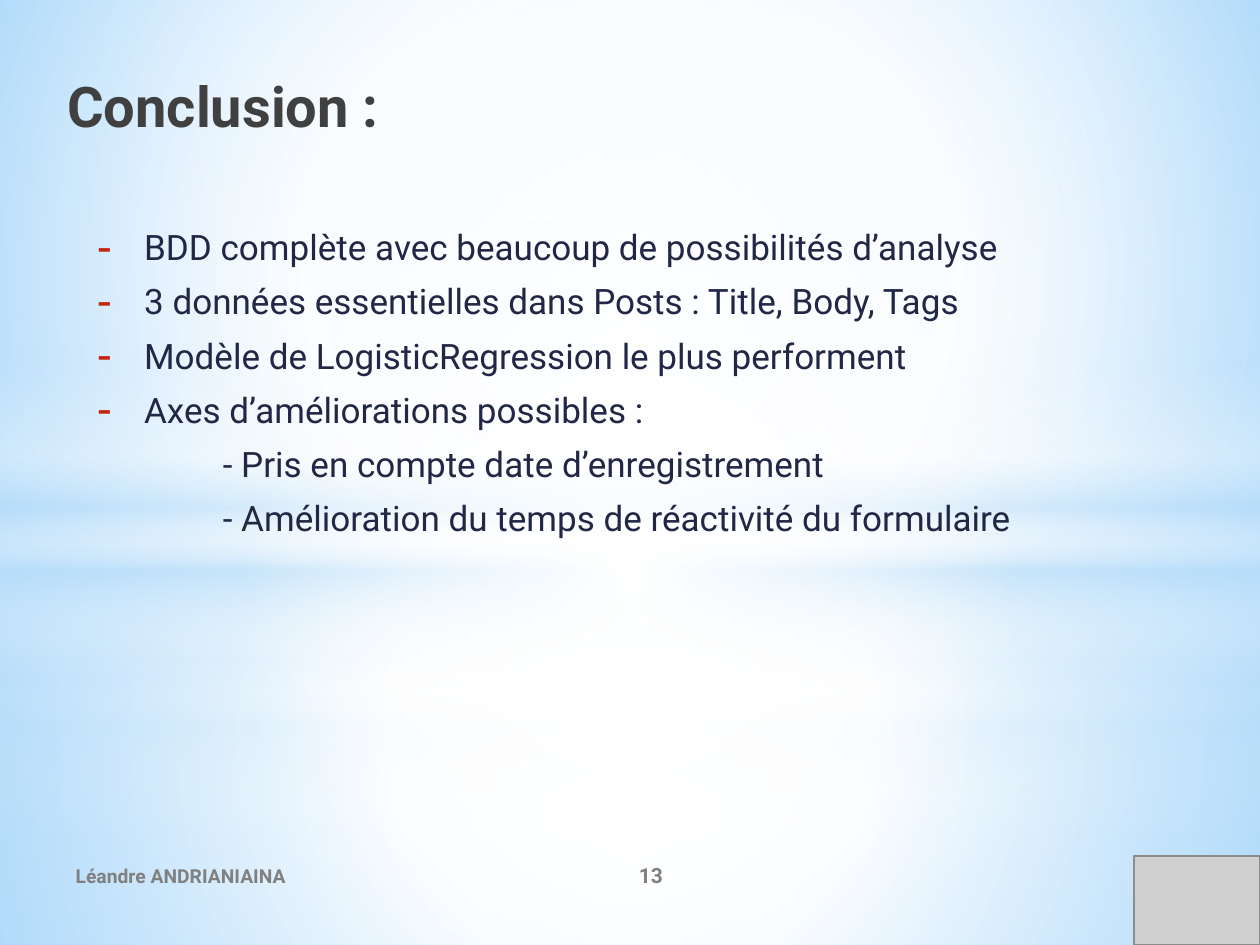
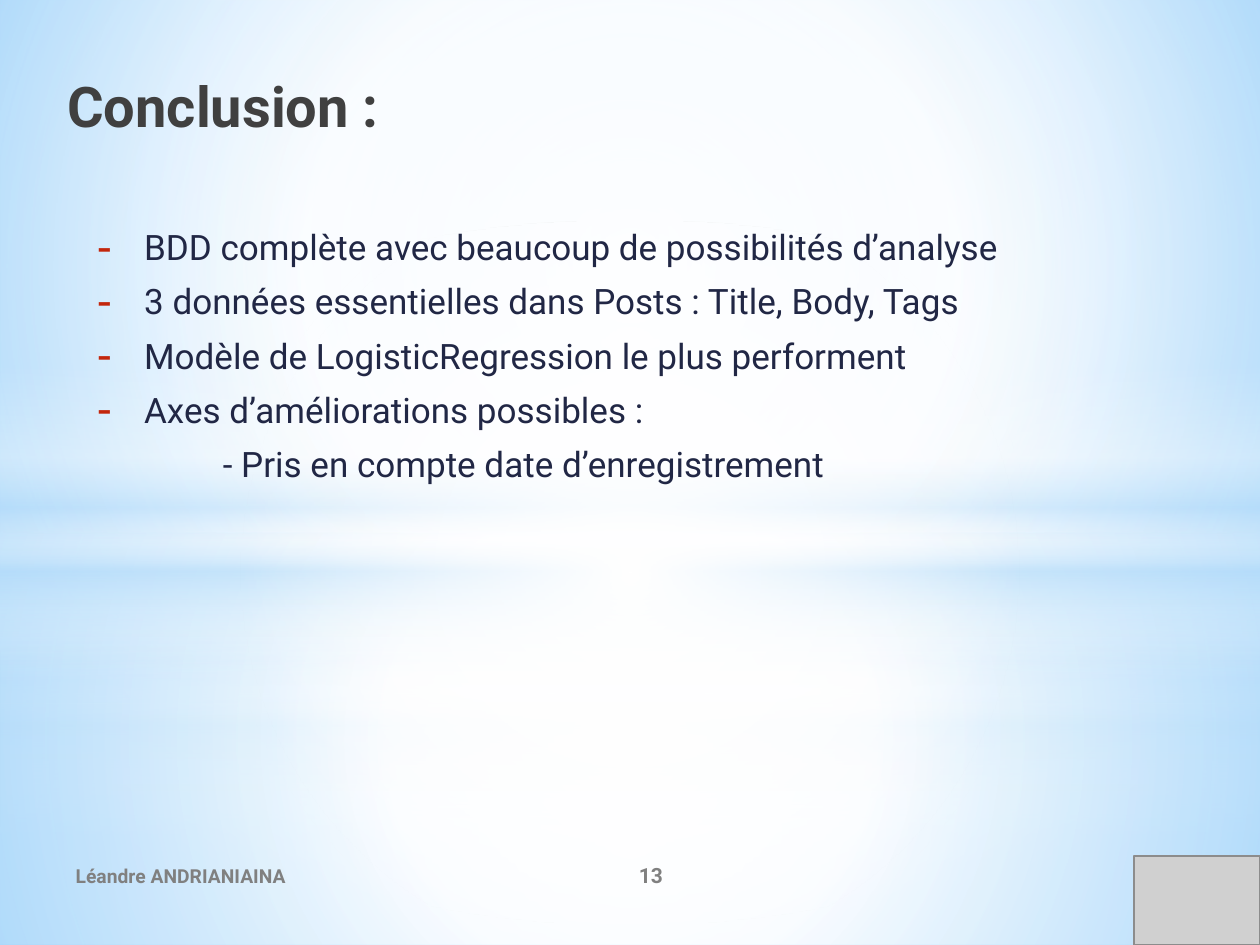
Before and after one commit to leandre12/suggestion-tag, a slide deck: slide 13 of documents/P5_Presentationprojet.pptx. Drawn at 1260x945 pixels with LibreOffice and Linux fonts; fonts in the diff are those of the drawing; grey boxes stand for pictures. Boxes give left, top, right and bottom in pixels: in the first picture for what was removed or moved away, otherwise in the second. Text is boxed around its words. In the diff, an @@ line names an element or a change of style, - is before the commit and + after.

```diff
--- a/documents/P5_Presentationprojet.pptx
+++ b/documents/P5_Presentationprojet.pptx
@@ text at box(241, 504, 1010, 538): paragraph removed @@
-- Amélioration du temps de réactivité du formulaire
```
Also in this commit, not shown: 7 other slides changed, 21 other files.
